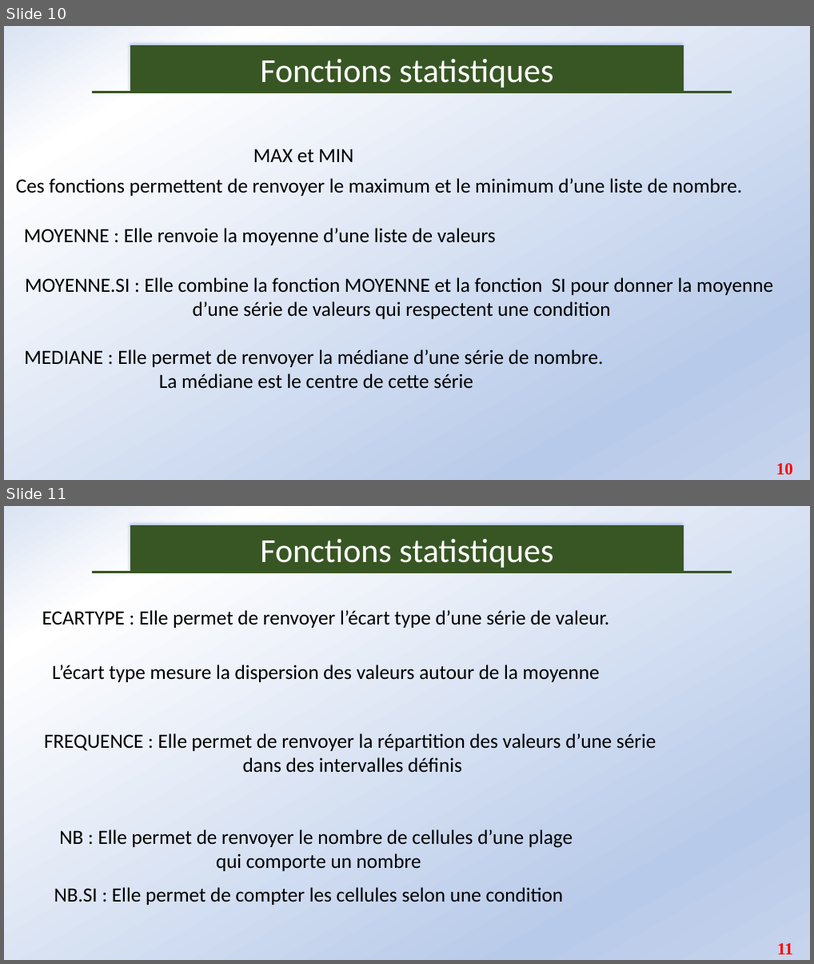
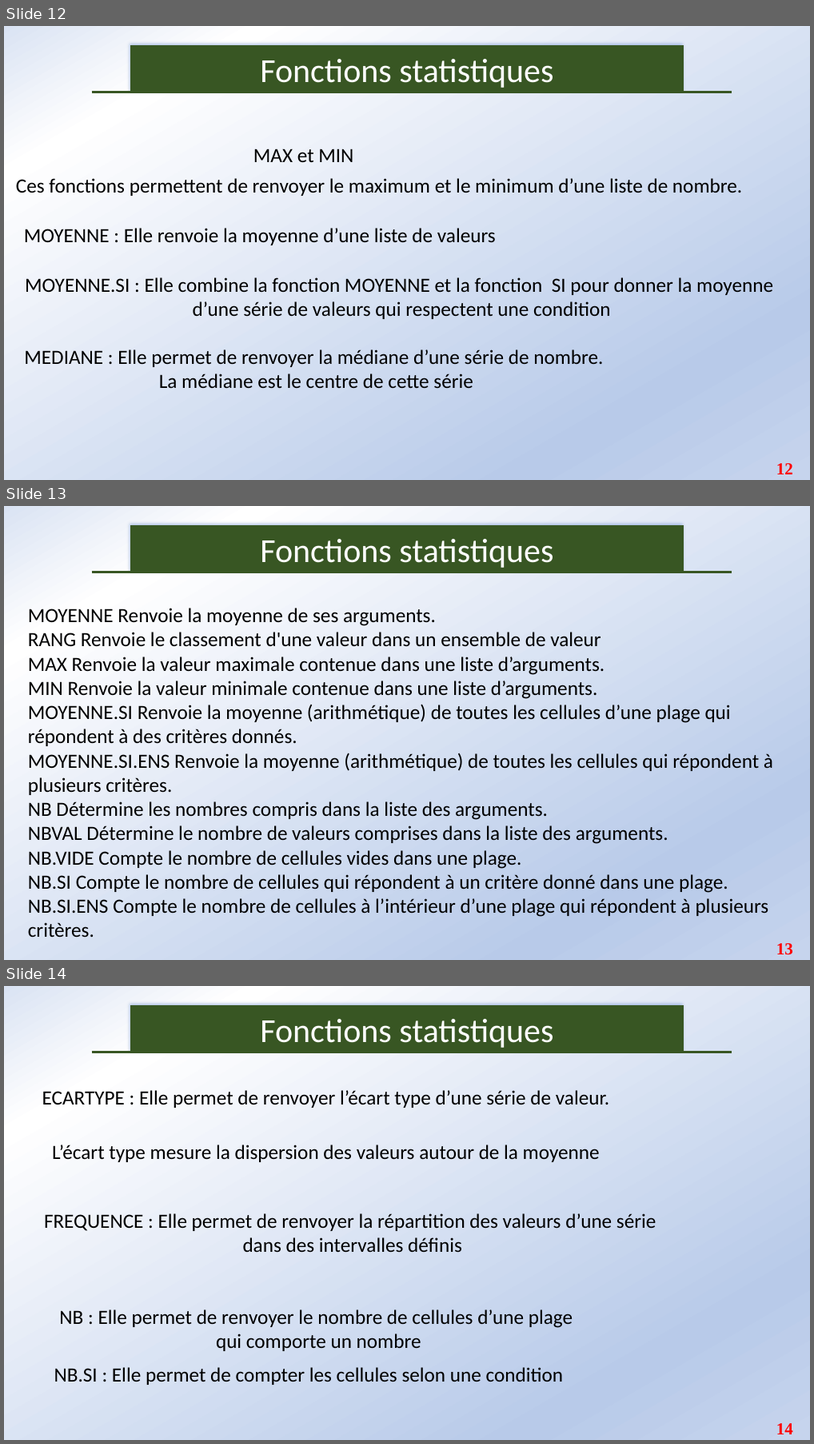
Before and after one commit to Abson-dev/Formation-Excel-IFDC, a slide deck: Cours/IFDC_2.pptx. Shown one above the other, each under a label of ours: slides 10 and 11 before the commit, slides 12, 13 and 14 after it. The pictures are 814x964 and 814x1444 pixels, drawn with LibreOffice and Linux fonts; fonts in the diff are those of the drawing. Boxes give left, top, right and bottom in pixels: in the first picture for what was removed or moved away, otherwise in the second. Text is boxed around its words. In the diff, an @@ line names an element or a change of style, - is before the commit and + after.

```diff
--- a/Cours/IFDC_2.pptx
+++ b/Cours/IFDC_2.pptx
@@ slide 13 added at (x1=4, y1=506, x2=810, y2=960), background gradient #DAE3F3 to #FFFFFF to #B8CAE9 to #C6D4ED @@
@@ rectangle added at (x1=131, y1=525, x2=684, y2=572), fill #385723, outline #385723 0.75 pt, 40 pt, text #FFFFFF @@
+Fonctions statistiques
@@ line added from (92, 572) to (732, 572), #385723 3 pt @@
@@ text added at (x1=28, y1=608, x2=774, y2=936), 24 pt, text #000000 @@
+MOYENNE Renvoie la moyenne de ses arguments.
+RANG Renvoie le classement d'une valeur dans un ensemble de valeur
+MAX Renvoie la valeur maximale contenue dans une liste d’arguments.
+MIN Renvoie la valeur minimale contenue dans une liste d’arguments.
+MOYENNE.SI Renvoie la moyenne (arithmétique) de toutes les cellules d’une plage qui répondent à des critères donnés.
+MOYENNE.SI.ENS Renvoie la moyenne (arithmétique) de toutes les cellules qui répondent à plusieurs critères.
+NB Détermine les nombres compris dans la liste des arguments.
+NBVAL Détermine le nombre de valeurs comprises dans la liste des arguments.
+NB.VIDE Compte le nombre de cellules vides dans une plage.
+NB.SI Compte le nombre de cellules qui répondent à un critère donné dans une plage.
+NB.SI.ENS Compte le nombre de cellules à l’intérieur d’une plage qui répondent à plusieurs critères.
@@ page number added at (x1=777, y1=943, x2=794, y2=955), 20 pt, text #FF0000, bold @@
+13
@@ what was slide 10 is now slide 12 @@
@@ page number at (x1=777, y1=463, x2=794, y2=474): text changed @@
-10
+12
@@ what was slide 11 is now slide 14 @@
@@ page number at (x1=777, y1=1423, x2=794, y2=1434): text changed @@
-11
+14
```
Also in this commit, not shown: 7 slides changed, 3 other slides added, 1 slide removed.
